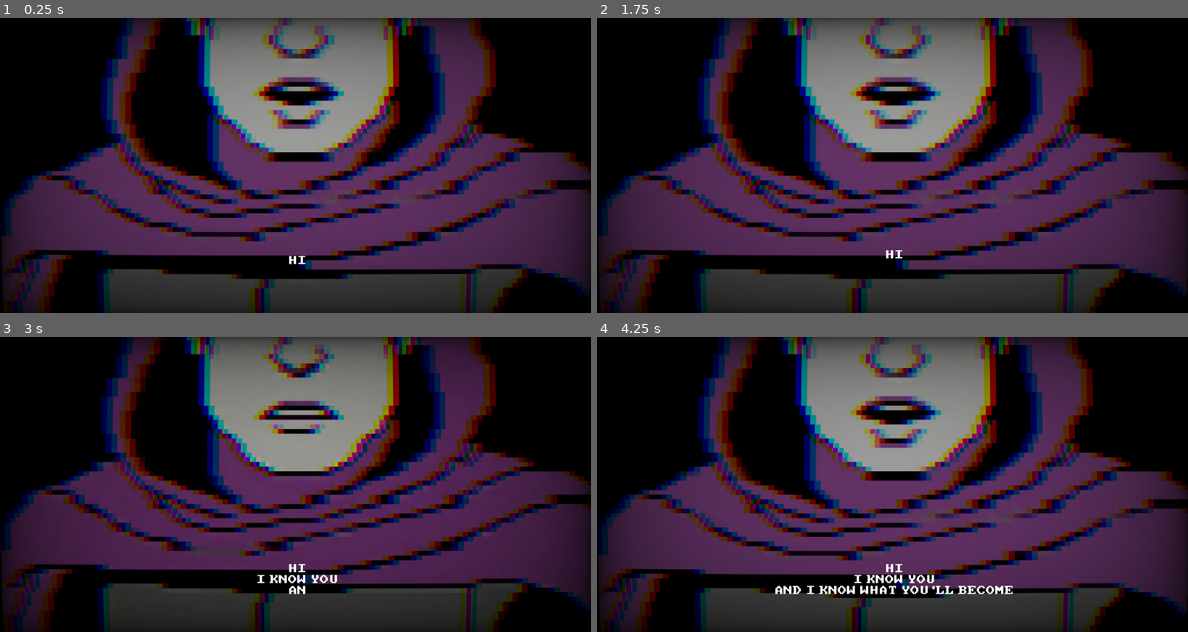
Above: before the commit, frames 1-4 (two rows, left to right).
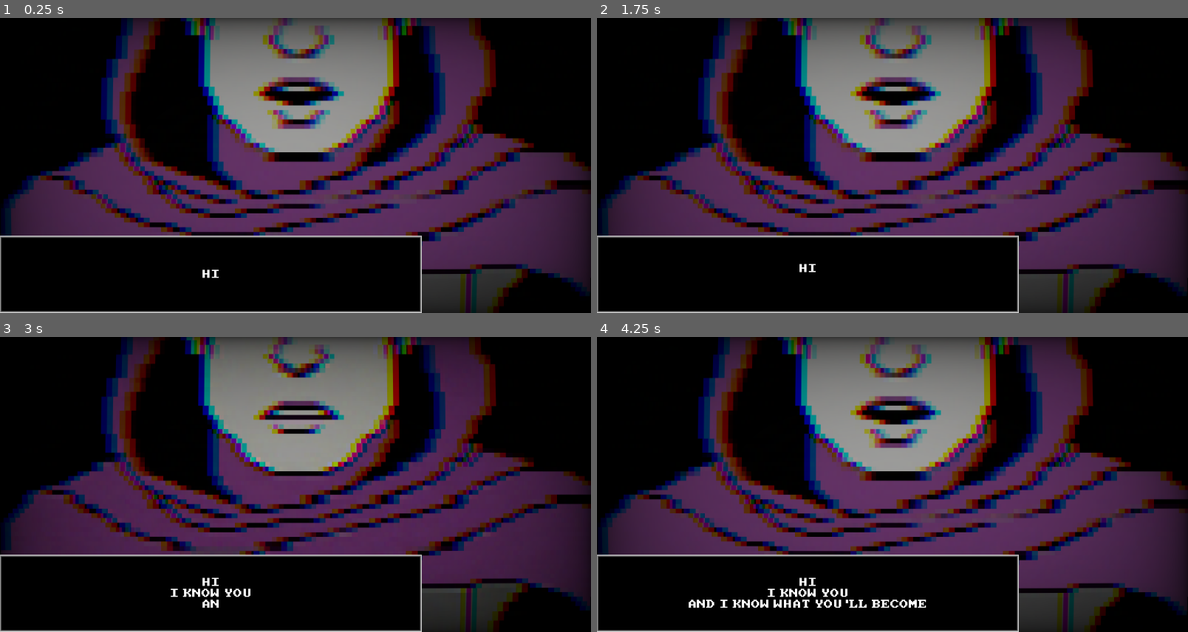
Above: after the commit, the same moments.

Repository: lukamaisuradze6-ui/new-game-project
Game: Godot game, scene res://Animation_Scenes/dream.tscn
Two runs of this game, one before a commit and one after it. Both use one fixed random seed, a clock stepped at 60 frames per second and the inputs below. This scene is started directly instead of the project's main scene.
Inputs (mouse positions are in pixels of both pictures, inside the frame that each line leads up to):
- Up to frame 1 (0.25 s): no input
- Up to frame 2 (1.75 s): tap Enter (ui_accept) at 0.5, 0.77, 1.25, 1.52 s; move the mouse to (1022, 150) at 0.52 s; move the mouse to (774, 180) at 1.27 s
- Up to frame 3 (3 s): move the mouse to (354, 419) at 2.02 s; move the mouse to (265, 543) at 2.77 s
- Up to frame 4 (4.25 s): tap Enter (ui_accept) at 3.02, 3.77 s; move the mouse to (1069, 528) at 3.52 s

The runs differ from the first frame. In frame 1, 14% of the frame differs, in the area x 0-72%, y 73-100%; in frame 2, 14%; in frame 3, 14%; in frame 4, 15%.

Commit message:
house sprite new patch 09/12/2026

Diff:
--- a/Animation_Scenes/dream.tscn
+++ b/Animation_Scenes/dream.tscn
@@ -284,6 +284,15 @@
 shader_parameter/abberation_amount = 0.01
 shader_parameter/darkness_amount = 0.15
 
+[sub_resource type="StyleBoxFlat" id="StyleBoxFlat_fgo4a"]
+bg_color = Color(0, 0, 0, 1)
+border_width_left = 4
+border_width_top = 4
+border_width_right = 4
+border_width_bottom = 4
+border_color = Color(1, 1, 1, 1)
+border_blend = true
+
 [node name="DREAM" type="Node2D"]
 
 [node name="CanvasLayer" type="CanvasLayer" parent="."]
@@ -309,12 +318,13 @@
 anchor_top = 1.0
 anchor_right = 1.0
 anchor_bottom = 1.0
-offset_top = -184.0
-offset_right = 6.0
-offset_bottom = 2.0
+offset_left = -1.0
+offset_top = -134.0
+offset_right = -293.0
 grow_horizontal = 2
 grow_vertical = 0
 theme_override_fonts/font = ExtResource("17_mhc3y")
+theme_override_styles/normal = SubResource("StyleBoxFlat_fgo4a")
 horizontal_alignment = 1
 vertical_alignment = 1
 script = ExtResource("18_fgo4a")
--- a/Animation_Scenes/wakeup.tscn
+++ b/Animation_Scenes/wakeup.tscn
@@ -42,6 +42,15 @@
 "speed": 7.0
 }]
 
+[sub_resource type="StyleBoxFlat" id="StyleBoxFlat_fu81o"]
+bg_color = Color(0, 0, 0, 1)
+border_width_left = 4
+border_width_top = 4
+border_width_right = 4
+border_width_bottom = 4
+border_color = Color(1, 1, 1, 1)
+border_blend = true
+
 [node name="WAKEUP" type="Node2D"]
 
 [node name="DreamFilter" type="ColorRect" parent="."]
@@ -66,12 +75,15 @@
 anchor_top = 1.0
 anchor_right = 1.0
 anchor_bottom = 1.0
-offset_top = -173.0
-offset_bottom = -26.0
+offset_left = 3.0
+offset_top = -126.0
+offset_right = -290.0
+offset_bottom = -2.0
 grow_horizontal = 2
 grow_vertical = 0
 theme_override_fonts/font = ExtResource("7_524en")
 theme_override_font_sizes/font_size = 23
+theme_override_styles/normal = SubResource("StyleBoxFlat_fu81o")
 horizontal_alignment = 1
 vertical_alignment = 1
 script = ExtResource("8_nmsxs")
--- a/scenes/INGAME_PAGE_1.tscn
+++ b/scenes/INGAME_PAGE_1.tscn
@@ -1,3 +1,60 @@
-[gd_scene format=3 uid="uid://bxxy5uovky8wb"]
+[gd_scene load_steps=11 format=3 uid="uid://bxxy5uovky8wb"]
+
+[ext_resource type="Script" uid="uid://dujisd33nsojj" path="res://scripts/housenode2d.gd" id="1_f8rki"]
+[ext_resource type="Texture2D" uid="uid://bxvcwoyl7fcwk" path="res://sprites/backgrounds/House/House_Light_Off.png" id="1_fryda"]
+[ext_resource type="Texture2D" uid="uid://bf2ushmh6prff" path="res://sprites/backgrounds/House/House_Light_On.png" id="2_ouyo3"]
+[ext_resource type="Script" uid="uid://cy2gl810u1y7v" path="res://scripts/LightOffColorrect.gd" id="3_ouyo3"]
+[ext_resource type="Shader" uid="uid://cm0hydiosaqj3" path="res://scripts/lightsoffon.gdshader" id="3_whuk8"]
+[ext_resource type="Texture2D" uid="uid://y4hjuncttegu" path="res://sprites/enviornment/savegame.png" id="6_gsqte"]
+[ext_resource type="Script" uid="uid://lr4fg74d4fua" path="res://scenes/sprite_2d.gd" id="7_djptd"]
+[ext_resource type="Script" uid="uid://bb2lspksjow2y" path="res://scripts/fadeingame.gd" id="8_djptd"]
+
+[sub_resource type="SpriteFrames" id="SpriteFrames_whuk8"]
+animations = [{
+"frames": [{
+"duration": 1.0,
+"texture": ExtResource("2_ouyo3")
+}, {
+"duration": 10.0,
+"texture": ExtResource("1_fryda")
+}],
+"loop": true,
+"name": &"lights",
+"speed": 5.0
+}]
+
+[sub_resource type="ShaderMaterial" id="ShaderMaterial_f8rki"]
+shader = ExtResource("3_whuk8")
+shader_parameter/darkness = 0.7
 
 [node name="Node2D" type="Node2D"]
+script = ExtResource("1_f8rki")
+
+[node name="AnimatedSprite2D" type="AnimatedSprite2D" parent="."]
+position = Vector2(512, 256)
+scale = Vector2(4, 4)
+sprite_frames = SubResource("SpriteFrames_whuk8")
+animation = &"lights"
+autoplay = "lights"
+frame_progress = 0.95725566
+
+[node name="ColorRect" type="ColorRect" parent="."]
+material = SubResource("ShaderMaterial_f8rki")
+offset_right = 1024.0
+offset_bottom = 512.0
+mouse_filter = 2
+color = Color(0.21230483, 0.21230483, 0.21230483, 1)
+script = ExtResource("3_ouyo3")
+
+[node name="Sprite2D" type="Sprite2D" parent="."]
+position = Vector2(453.00006, 284)
+scale = Vector2(2.3125, 2.1875)
+texture = ExtResource("6_gsqte")
+script = ExtResource("7_djptd")
+
+[node name="ColorRect2" type="ColorRect" parent="."]
+offset_right = 1025.0
+offset_bottom = 511.0
+mouse_filter = 2
+color = Color(0, 0, 0, 1)
+script = ExtResource("8_djptd")
--- /dev/null
+++ b/scenes/sprite_2d.gd
@@ -0,0 +1,12 @@
+extends Sprite2D
+
+@export var move_distance := 5.0
+@export var speed := 2.0
+
+var start_y: float
+
+func _ready():
+	start_y = position.y
+
+func _process(delta):
+	position.y = start_y + sin(Time.get_ticks_msec() / 1000.0 * speed) * move_distance
--- /dev/null
+++ b/scripts/LightOffColorrect.gd
@@ -0,0 +1,11 @@
+extends ColorRect
+
+
+# Called when the node enters the scene tree for the first time.
+func _ready() -> void:
+	pass # Replace with function body.
+
+
+# Called every frame. 'delta' is the elapsed time since the previous frame.
+func _process(delta: float) -> void:
+	pass
--- /dev/null
+++ b/scripts/fadeingame.gd
@@ -0,0 +1,14 @@
+extends ColorRect
+
+@export var fade_speed := 1.0
+
+func _ready():
+	var color = self.color
+	color.a = 1.0
+	self.color = color
+
+func _process(delta):
+	var color = self.color
+	color.a -= fade_speed * delta
+	color.a = max(color.a, 0.0)
+	self.color = color
--- /dev/null
+++ b/scripts/housenode2d.gd
@@ -0,0 +1,19 @@
+extends Node2D
+
+@onready var sprite = $AnimatedSprite2D
+@onready var color_rect = $ColorRect
+
+func _ready():
+	sprite.frame_changed.connect(_on_frame_changed)
+	_on_frame_changed()
+
+func _on_frame_changed():
+	if sprite.animation != "lights":
+		return
+
+	if sprite.frame == 0:
+		# Light ON → remove dark filter
+		color_rect.material.set_shader_parameter("darkness", 0.0)
+	elif sprite.frame == 1:
+		# Light OFF → dark filter
+		color_rect.material.set_shader_parameter("darkness", 0.7)
--- /dev/null
+++ b/scripts/lightsoffon.gdshader
@@ -0,0 +1,7 @@
+shader_type canvas_item;
+
+uniform float darkness : hint_range(0.0, 1.0) = 0.7;
+
+void fragment() {
+    COLOR = vec4(0.0, 0.0, 0.0, darkness);
+}
Not shown: 1 places in Animation_Scenes/dream.tscn that only renumber resources
Not shown: 1 places in Animation_Scenes/wakeup.tscn that only renumber resources
Not shown, added: scenes/sprite_2d.gd.uid
Not shown, added: scripts/LightOffColorrect.gd.uid
Not shown, added: scripts/fadeingame.gd.uid
Not shown, added: scripts/housenode2d.gd.uid
Not shown, added: scripts/lightsoffon.gdshader.uid
Binary file added: sprites/backgrounds/House/House_Light_Off.png
Not shown, added: sprites/backgrounds/House/House_Light_Off.png.import
Binary file added: sprites/backgrounds/House/House_Light_On.png
Not shown, added: sprites/backgrounds/House/House_Light_On.png.import
Binary file added: sprites/enviornment/savegame.png
(and 1 more such lines)
